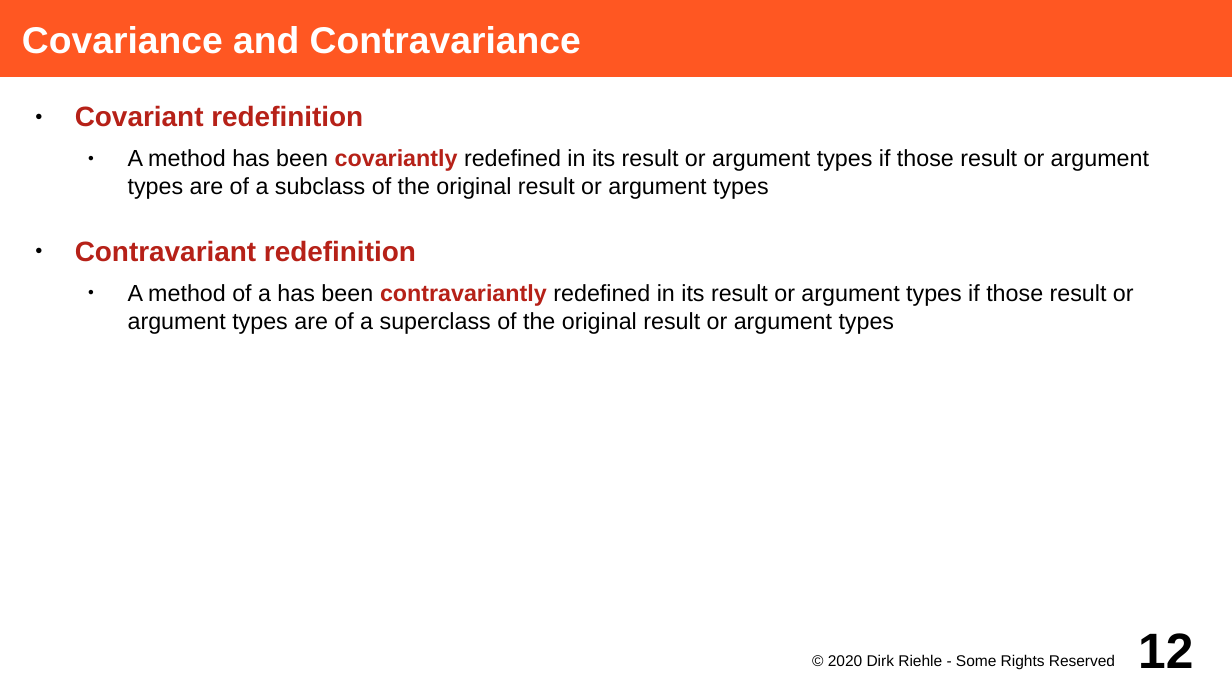
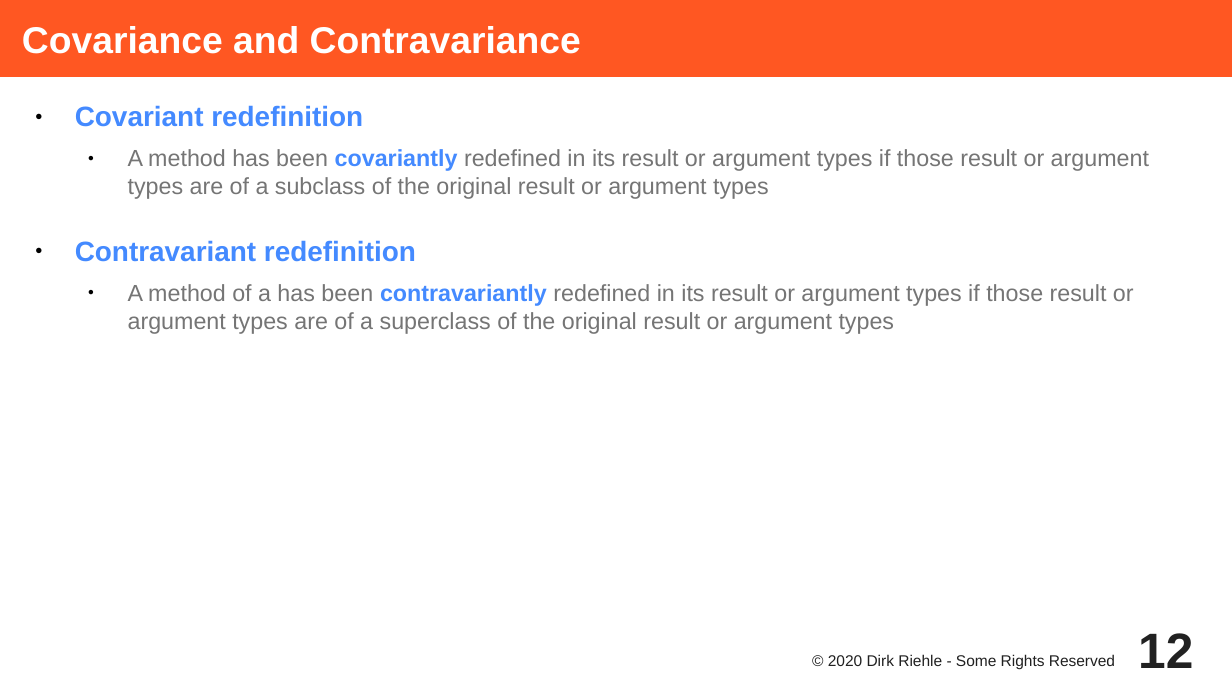
Before and after one commit to dirkriehle/adap-course, a slide deck: slide 12 of Lecture Slides/ADAP C04 - Subtyping and Inheritance.odp. Drawn at 1232x693 pixels with LibreOffice and Linux fonts; fonts in the diff are those of the drawing. Boxes give left, top, right and bottom in pixels: in the first picture for what was removed or moved away, otherwise in the second. Text is boxed around its words. In the diff, an @@ line names an element or a change of style, - is before the commit and + after.

```diff
--- a/Lecture Slides/ADAP C04 - Subtyping and Inheritance.odp
+++ b/Lecture Slides/ADAP C04 - Subtyping and Inheritance.odp
@@ text "Covariant redefinition" at [75,105,1149,334]: text colour #B62118 to #448AFF in "Covariant redefinition", "covariantly", "Contravariant redefinition", "contravariantly"; text colour #000000 to #757575 in "A method has been redefined in its ...", "A method of a has been redefined ..." @@
@@ page number at [1138,633,1193,668]: text colour #000000 to #212121 @@
@@ text "© 2020 Dirk Riehle - ..." at [828,654,1115,670]: text colour #000000 to #212121 @@
```
Also in this commit, not shown: 31 other slides changed, 12 other files.
